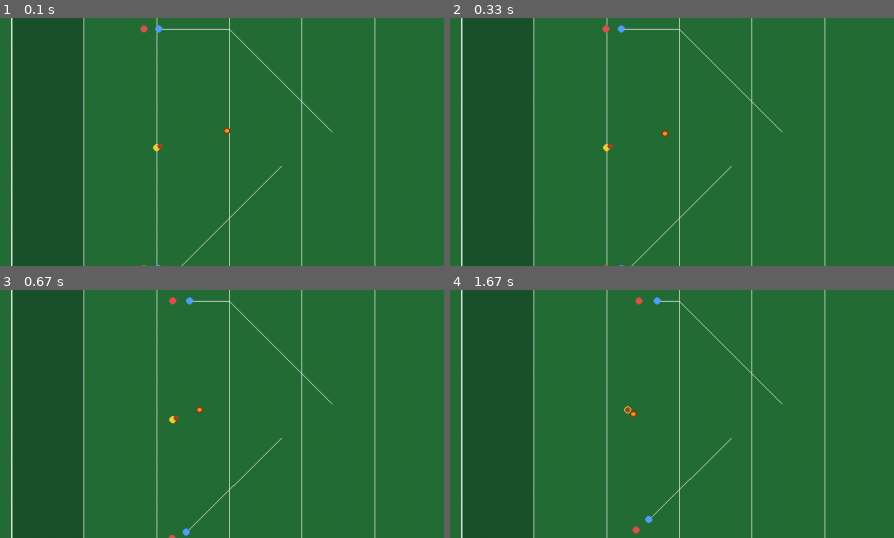
Above: before the commit, frames 1-4 (two rows, left to right).
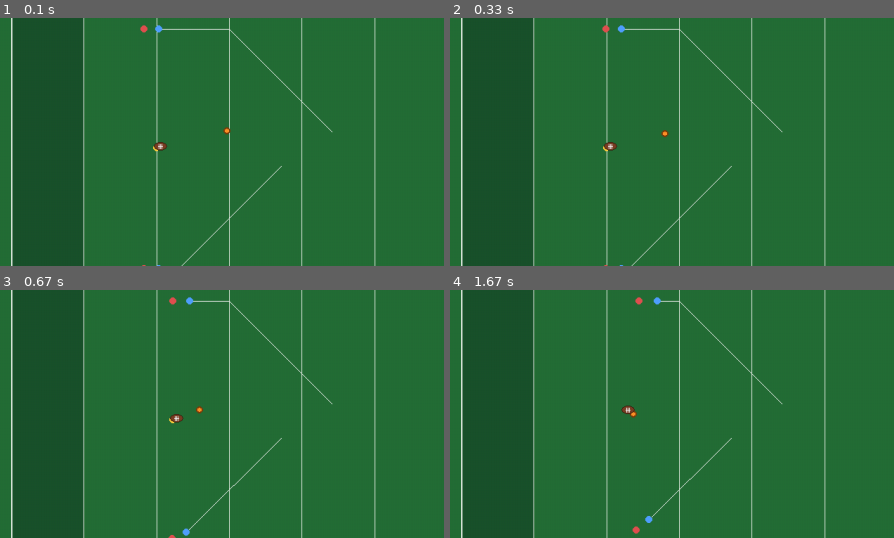
Above: after the commit, the same moments.

Repository: pedroolib/football-sim-rl
Game: pygame game, started from src/qb_sim/ui/pygame_app.py
Same seed, same stepped clock (60 frames per second), same inputs: the game is played once before the commit and once after it.
Inputs (mouse positions are % of the whole screen's width and height, from its top left):
- Up to frame 1 (0.1 s): no input
- Up to frame 2 (0.33 s): no input
- Up to frame 3 (0.67 s): hold Right from 0.33 s (still down); move the mouse to (46, 55) at 0.37 s
- Up to frame 4 (1.67 s): release Right at 0.8 s; hold Up 0.83-1.13 s; hold W 0.83-1.13 s
The pictures show only the part of the screen within x 0-50%, y 33-83%; the shares and areas given below are measured in that part.

The runs differ from the first frame. In frame 1, less than 0.1% of the frame differs, in the area x 34-38%, y 50-54%; in frame 2, less than 0.1%; in frame 3, less than 0.1%; in frame 4, less than 0.1%.

Commit message:
feat: modern dashboard menus, football ball art, and key repeat

Diff:
--- a/src/qb_sim/ui/dashboard.py
+++ b/src/qb_sim/ui/dashboard.py
@@ -46,6 +46,15 @@
 _SPEED_KEYS = {pygame.K_1: 1, pygame.K_2: 2, pygame.K_3: 4}
 _PREVIOUS_KEYS = (pygame.K_LEFT, pygame.K_LEFTBRACKET)
 _NEXT_KEYS = (pygame.K_RIGHT, pygame.K_RIGHTBRACKET)
+_MENU_KEYS = (pygame.K_UP, pygame.K_DOWN, pygame.K_LEFT, pygame.K_RIGHT)
+MENU_REPEAT_DELAY = 0.35
+MENU_REPEAT_INTERVAL = 0.06
+MENU_ACCENT = (86, 168, 255)
+MENU_TEXT = (232, 238, 245)
+MENU_MUTED = (140, 152, 165)
+MENU_SELECTED = (28, 64, 108)
+MENU_CARD = (16, 22, 30)
+MENU_ROW = (22, 29, 39)
 ENV_KINDS = ("passing", "drive", "role_play", "role_drive", "composition")
 LearnerPolicy = (
     QuarterbackPolicy
@@ -98,6 +107,7 @@
         self._live = True
         self._opponents = dict(opponent_policies or {})
         self._menu_mode: str | None = None
+        self._repeat_timers: dict[int, float] = {}
         self._parameter_menu: ParameterMenu | None = parameter_menu
         self._model_menu: ModelMenu | None = model_menu
         self._composition_policies: dict = {}
@@ -370,6 +380,7 @@
 
     def step_frames(self, real_seconds: float) -> None:
         """Advance the demo panels at a fixed timestep, scaled by speed."""
+        self._update_menu_repeat(real_seconds)
         if self.paused:
             return
         self._accumulator += real_seconds * self.speed
@@ -383,22 +394,22 @@
         for event in events:
             if event.type == pygame.QUIT:
                 self.running = False
+            elif event.type == pygame.KEYUP:
+                self._repeat_timers.pop(event.key, None)
             elif event.type == pygame.KEYDOWN:
                 if self._menu_mode is not None:
                     if event.key == pygame.K_ESCAPE:
                         self._menu_mode = None
+                        self._repeat_timers.clear()
                     elif event.key == pygame.K_m and self.env_kind == "composition":
                         self._menu_mode = "params"
+                        self._repeat_timers.clear()
                     elif event.key == pygame.K_n and self.env_kind == "composition":
                         self._menu_mode = "models"
-                    elif event.key == pygame.K_UP:
-                        self._move_menu_selection(-1)
-                    elif event.key == pygame.K_DOWN:
-                        self._move_menu_selection(1)
-                    elif event.key == pygame.K_LEFT:
-                        self._adjust_menu(-1)
-                    elif event.key == pygame.K_RIGHT:
-                        self._adjust_menu(1)
+                        self._repeat_timers.clear()
+                    elif event.key in _MENU_KEYS:
+                        self._apply_menu_key(event.key)
+                        self._repeat_timers[event.key] = -MENU_REPEAT_DELAY
                     continue
                 if event.key == pygame.K_ESCAPE:
                     self.running = False
@@ -420,6 +431,27 @@
                     for index, panel in enumerate(self._panels):
                         panel.restart(seed=1000 + index)
 
+    def _apply_menu_key(self, key: int) -> None:
+        if key == pygame.K_UP:
+            self._move_menu_selection(-1)
+        elif key == pygame.K_DOWN:
+            self._move_menu_selection(1)
+        elif key == pygame.K_LEFT:
+            self._adjust_menu(-1)
+        elif key == pygame.K_RIGHT:
+            self._adjust_menu(1)
+
+    def _update_menu_repeat(self, real_seconds: float) -> None:
+        if self._menu_mode is None:
+            self._repeat_timers.clear()
+            return
+        for key, timer in list(self._repeat_timers.items()):
+            timer += real_seconds
+            while timer >= 0.0:
+                self._apply_menu_key(key)
+                timer -= MENU_REPEAT_INTERVAL
+            self._repeat_timers[key] = timer
+
     def _move_menu_selection(self, direction: int) -> None:
         if self._menu_mode == "params" and self._parameter_menu is not None:
             self._parameter_menu.move(direction)
@@ -435,39 +467,124 @@
             self._reload_composition()
 
     def _draw_menu(self) -> None:
-        row_height = 24
-        visible_rows = 14
+        rows: list[tuple[str, str, float | None, tuple[float, float] | None]] = []
         if self._menu_mode == "params" and self._parameter_menu is not None:
-            title = "PARÁMETROS  ↑/↓ elegir · ←/→ ajustar · M/Esc cerrar"
-            lines = [
-                self._parameter_menu.label(index)
-                for index in range(len(self._parameter_menu.entries))
-            ]
+            title = "PARÁMETROS"
+            for entry in self._parameter_menu.entries:
+                value_text = (
+                    str(entry.value)
+                    if isinstance(entry.value, int)
+                    else f"{entry.value:.2f}"
+                )
+                bounds = (
+                    (float(entry.minimum), float(entry.maximum))
+                    if entry.minimum is not None and entry.maximum is not None
+                    else None
+                )
+                rows.append((entry.name, value_text, float(entry.value), bounds))
             selected = self._parameter_menu.index
         elif self._model_menu is not None:
-            title = "MODELOS  ↑/↓ rol · ←/→ modelo · N/Esc cerrar"
-            roles = list(self._model_menu.options)
-            lines = [
-                f"{role}: {self._model_menu.current(role).label}" for role in roles
-            ]
+            title = "MODELOS"
+            for role in self._model_menu.options:
+                label = self._model_menu.current(role).label
+                rows.append((role, label if len(label) <= 26 else label[:24] + "…", None, None))
             selected = self._model_menu.index
         else:
             return
-        start = max(0, min(selected - visible_rows // 2, max(0, len(lines) - visible_rows)))
-        window = lines[start : start + visible_rows]
-        height = (len(window) + 2) * row_height + 16
-        rect = pygame.Rect(40, 40, 660, height)
-        overlay = pygame.Surface(rect.size, pygame.SRCALPHA)
-        overlay.fill((10, 14, 18, 235))
-        self.screen.blit(overlay, rect.topleft)
-        pygame.draw.rect(self.screen, (90, 150, 220), rect, 2)
-        title_image = self.font.render(title, True, (255, 235, 150))
-        self.screen.blit(title_image, (rect.x + 12, rect.y + 8))
-        for row, line in enumerate(window):
+
+        dim = pygame.Surface(self.screen.get_size(), pygame.SRCALPHA)
+        dim.fill((4, 8, 12, 150))
+        self.screen.blit(dim, (0, 0))
+
+        row_height = 30
+        visible_rows = 14
+        start = max(0, min(selected - visible_rows // 2, max(0, len(rows) - visible_rows)))
+        window = rows[start : start + visible_rows]
+        card_width = 780
+        card_height = (len(window) + 2) * row_height + 30
+        card = pygame.Rect(
+            (self.screen.get_width() - card_width) // 2,
+            (self.screen.get_height() - card_height) // 2,
+            card_width,
+            card_height,
+        )
+        shadow = pygame.Surface((card.width, card.height), pygame.SRCALPHA)
+        shadow.fill((0, 0, 0, 110))
+        self.screen.blit(shadow, (card.x + 6, card.y + 8))
+        pygame.draw.rect(self.screen, MENU_CARD, card, border_radius=18)
+        pygame.draw.rect(self.screen, MENU_ACCENT, card, 2, border_radius=18)
+
+        title_image = self.font.render(title, True, MENU_TEXT)
+        self.screen.blit(title_image, (card.x + 24, card.y + 16))
+        hint = "Arriba/Abajo mover · Izq/Der ajustar (mantener) · M/N cambiar · Esc cerrar"
+        hint_image = self.font.render(hint, True, MENU_MUTED)
+        self.screen.blit(
+            hint_image,
+            (card.right - hint_image.get_width() - 24, card.y + 18),
+        )
+        pygame.draw.line(
+            self.screen,
+            (40, 52, 68),
+            (card.x + 20, card.y + 46),
+            (card.right - 20, card.y + 46),
+            1,
+        )
+
+        for row, (name, value_text, numeric, bounds) in enumerate(window):
             index = start + row
-            color = (255, 255, 255) if index == selected else (200, 205, 210)
-            image = self.font.render(line, True, color)
-            self.screen.blit(image, (rect.x + 24, rect.y + 34 + row * row_height))
+            row_rect = pygame.Rect(
+                card.x + 14,
+                card.y + 56 + row * row_height,
+                card.width - 28,
+                row_height - 4,
+            )
+            if index == selected:
+                pygame.draw.rect(self.screen, MENU_SELECTED, row_rect, border_radius=9)
+            elif row % 2 == 1:
+                pygame.draw.rect(self.screen, MENU_ROW, row_rect, border_radius=9)
+            name_image = self.font.render(
+                name,
+                True,
+                MENU_TEXT if index == selected else MENU_MUTED,
+            )
+            self.screen.blit(name_image, (row_rect.x + 16, row_rect.y + 6))
+            value_color = MENU_ACCENT if index == selected else MENU_TEXT
+            value_image = self.font.render(value_text, True, value_color)
+            if bounds is not None and bounds[1] > bounds[0] and numeric is not None:
+                track = pygame.Rect(row_rect.x + 360, row_rect.centery - 3, 210, 6)
+                pygame.draw.rect(self.screen, (44, 54, 68), track, border_radius=3)
+                fraction = (numeric - bounds[0]) / (bounds[1] - bounds[0])
+                fraction = max(0.0, min(1.0, fraction))
+                fill = pygame.Rect(
+                    track.x,
+                    track.y,
+                    int(track.width * fraction),
+                    track.height,
+                )
+                pygame.draw.rect(self.screen, MENU_ACCENT, fill, border_radius=3)
+                pygame.draw.circle(
+                    self.screen,
+                    MENU_TEXT,
+                    (track.x + int(track.width * fraction), track.centery),
+                    6,
+                )
+                value_x = track.right + 22
+            else:
+                value_x = row_rect.right - value_image.get_width() - 22
+            self.screen.blit(value_image, (value_x, row_rect.y + 6))
+
+        if len(rows) > visible_rows:
+            track = pygame.Rect(card.right - 12, card.y + 56, 4, len(window) * row_height)
+            pygame.draw.rect(self.screen, (44, 54, 68), track, border_radius=2)
+            thumb_height = max(24, int(track.height * visible_rows / len(rows)))
+            span = max(1, len(rows) - visible_rows)
+            thumb_y = track.y + int((track.height - thumb_height) * start / span)
+            pygame.draw.rect(
+                self.screen,
+                MENU_ACCENT,
+                pygame.Rect(track.x, thumb_y, track.width, thumb_height),
+                border_radius=2,
+            )
 
     def run(self) -> None:
         """Run the dashboard until the window closes."""
@@ -652,7 +769,7 @@
             completed = sum(panel.completed for panel in self._panels)
             completion = 100.0 * completed / finished if finished else 0.0
             lines.append(f"completados: {completion:0.1f}%  ({finished} jugadas)")
-        controls = "←/→ checkpoint | L vivo | P pausa | 1/2/3 | R | Esc"
+        controls = "Izq/Der checkpoint | L vivo | P pausa | 1/2/3 | R | Esc"
         if self.env_kind == "composition":
             controls = "M parámetros | N modelos | P pausa | 1/2/3 | R | Esc"
         lines.extend(("", controls))
--- a/src/qb_sim/ui/menu.py
+++ b/src/qb_sim/ui/menu.py
@@ -30,6 +30,24 @@
     return 0.05
 
 
+def _bounds_for(name: str, value: float | int) -> tuple[float | None, float | None]:
+    if name == "dt":
+        return (0.005, 0.2)
+    if name.endswith("_degrees"):
+        return (0.0, 90.0)
+    if name.endswith("_ratio"):
+        return (0.0, 1.0)
+    if "speed" in name:
+        return (0.5, 12.0)
+    if "seconds" in name:
+        return (0.1, 30.0)
+    if "radius" in name or "height" in name or "yards" in name:
+        return (0.0, 60.0)
+    if name.startswith("carrier_") or name.endswith("_sigma"):
+        return (0.0, 1.0)
+    return (None, None)
+
+
 @dataclass(slots=True)
 class ParameterEntry:
     """One editable simulation parameter."""
@@ -60,8 +78,15 @@
             value = getattr(self._config, item.name)
             if isinstance(value, bool) or not isinstance(value, (int, float)):
                 continue
+            minimum, maximum = _bounds_for(item.name, value)
             entries.append(
-                ParameterEntry(item.name, value, _step_for(item.name, value))
+                ParameterEntry(
+                    item.name,
+                    value,
+                    _step_for(item.name, value),
+                    minimum,
+                    maximum,
+                )
             )
         for name in _DRIVE_SCALARS:
             value = getattr(self._drive, name)
--- a/src/qb_sim/ui/rendering.py
+++ b/src/qb_sim/ui/rendering.py
@@ -1,7 +1,9 @@
 """Read-only drawing of simulation state with Pygame."""
 
 from collections.abc import Mapping
-
+from math import atan2, degrees
+
+import numpy as np
 import pygame
 
 from qb_sim.engine.entities import BallStatus, PlayState, Role
@@ -21,7 +23,9 @@
     Role.DEFENDER: (225, 80, 80),
 }
 RUSHER_COLOR = (255, 145, 40)
-BALL_COLOR = (150, 75, 35)
+FOOTBALL_COLOR = (122, 62, 36)
+FOOTBALL_LACE_COLOR = (242, 242, 242)
+FOOTBALL_OUTLINE_COLOR = (58, 30, 16)
 SHADOW_COLOR = (22, 72, 40)
 SCRIMMAGE_COLOR = (255, 235, 120)
 FIRST_DOWN_COLOR = (90, 160, 255)
@@ -215,8 +219,45 @@
     )
 
 
+def _ball_velocity(state: PlayState) -> Vector2:
+    velocity = state.ball.velocity
+    if float(np.linalg.norm(velocity)) >= 1e-6:
+        return velocity
+    if state.carrier_id is not None:
+        return state.player(state.carrier_id).velocity
+    if state.ball.status is BallStatus.HELD:
+        return state.player("qb").velocity
+    return velocity
+
+
+def _football_sprite(length: int, width: int) -> pygame.Surface:
+    sprite = pygame.Surface((length, width), pygame.SRCALPHA)
+    rect = pygame.Rect(0, 0, length, width)
+    pygame.draw.ellipse(sprite, FOOTBALL_COLOR, rect)
+    pygame.draw.ellipse(sprite, FOOTBALL_OUTLINE_COLOR, rect, 1)
+    center_x, center_y = length // 2, width // 2
+    lace_half = max(2, length // 6)
+    pygame.draw.line(
+        sprite,
+        FOOTBALL_LACE_COLOR,
+        (center_x - lace_half, center_y),
+        (center_x + lace_half, center_y),
+        1,
+    )
+    step = max(2, lace_half // 2)
+    for offset in range(-lace_half + 1, lace_half, step):
+        pygame.draw.line(
+            sprite,
+            FOOTBALL_LACE_COLOR,
+            (center_x + offset, center_y - max(1, width // 4)),
+            (center_x + offset, center_y + max(1, width // 4)),
+            1,
+        )
+    return sprite
+
+
 def draw_ball(surface: pygame.Surface, state: PlayState, view: ViewTransform) -> None:
-    """Draw the football, offset when held, with a shadow when airborne."""
+    """Draw the football as a rotating sprite with laces and an airborne shadow."""
     ball_screen = _ball_screen(state, view)
     if state.ball.height <= 0.0 and state.ball.status in (
         BallStatus.HELD,
@@ -230,7 +271,15 @@
             _screen_int(view, state.ball.position),
             BALL_RADIUS,
         )
-    pygame.draw.circle(surface, BALL_COLOR, _pixel(ball_screen), BALL_RADIUS)
+    length = max(12, int(round(1.8 * view.scale)))
+    width = max(7, int(round(length * 0.62)))
+    velocity = _ball_velocity(state)
+    if float(np.linalg.norm(velocity)) < 1e-6:
+        angle = 0.0
+    else:
+        angle = -degrees(atan2(float(velocity[1]), float(velocity[0])))
+    sprite = pygame.transform.rotate(_football_sprite(length, width), angle)
+    surface.blit(sprite, sprite.get_rect(center=_pixel(ball_screen)))
 
 
 def draw_hud(
--- a/tests/test_dashboard.py
+++ b/tests/test_dashboard.py
@@ -263,6 +263,38 @@
         dashboard.close()
 
 
+def test_dashboard_menu_repeats_while_the_key_is_held(dummy_video, tmp_path) -> None:
+    menu, parameters = _composition_menus()
+    dashboard = TrainingDashboard(
+        tmp_path,
+        env_kind="composition",
+        panels=1,
+        screen_size=(640, 360),
+        model_menu=menu,
+        parameter_menu=parameters,
+    )
+    try:
+        dashboard._handle_events([pygame.event.Event(pygame.KEYDOWN, key=pygame.K_m)])
+        index = next(
+            i for i, entry in enumerate(parameters.entries) if entry.name == "receiver_speed"
+        )
+        parameters.index = index
+        before = parameters.sim_config().receiver_speed
+
+        dashboard._handle_events([pygame.event.Event(pygame.KEYDOWN, key=pygame.K_RIGHT)])
+        for _ in range(30):
+            dashboard.step_frames(0.05)
+        held = parameters.sim_config().receiver_speed
+        assert held - before >= 0.5
+
+        dashboard._handle_events([pygame.event.Event(pygame.KEYUP, key=pygame.K_RIGHT)])
+        for _ in range(10):
+            dashboard.step_frames(0.05)
+        assert parameters.sim_config().receiver_speed == held
+    finally:
+        dashboard.close()
+
+
 def test_dashboard_role_play_mode_runs_plays(dummy_video, tmp_path) -> None:
     dashboard = TrainingDashboard(
         tmp_path,
--- a/tests/test_rendering.py
+++ b/tests/test_rendering.py
@@ -3,7 +3,13 @@
 pygame = pytest.importorskip("pygame")
 
 from qb_sim.engine.geometry import FieldBounds  # noqa: E402
-from qb_sim.ui.rendering import MIN_PLAYER_RADIUS, player_radius  # noqa: E402
+from qb_sim.rules.play import Play  # noqa: E402
+from qb_sim.ui.rendering import (  # noqa: E402
+    FOOTBALL_COLOR,
+    MIN_PLAYER_RADIUS,
+    draw_ball,
+    player_radius,
+)
 from qb_sim.ui.view import ViewTransform  # noqa: E402
 
 
@@ -14,3 +20,28 @@
     assert player_radius(small) >= MIN_PLAYER_RADIUS
     assert player_radius(large) > player_radius(small)
     assert player_radius(large) >= 4
+
+
+def test_draw_ball_renders_a_football_in_flight() -> None:
+    play = Play()
+    play.throw_with_lead(0.0)
+    surface = pygame.Surface((240, 240))
+    surface.fill((0, 0, 0))
+    view = ViewTransform(FieldBounds(), 240, 240, margin=10)
+
+    draw_ball(surface, play.state, view)
+
+    found = False
+    for x in range(0, 240, 3):
+        for y in range(0, 240, 3):
+            red, green, blue, *_ = surface.get_at((x, y))
+            if (
+                abs(red - FOOTBALL_COLOR[0]) < 30
+                and abs(green - FOOTBALL_COLOR[1]) < 30
+                and abs(blue - FOOTBALL_COLOR[2]) < 30
+            ):
+                found = True
+                break
+        if found:
+            break
+    assert found
